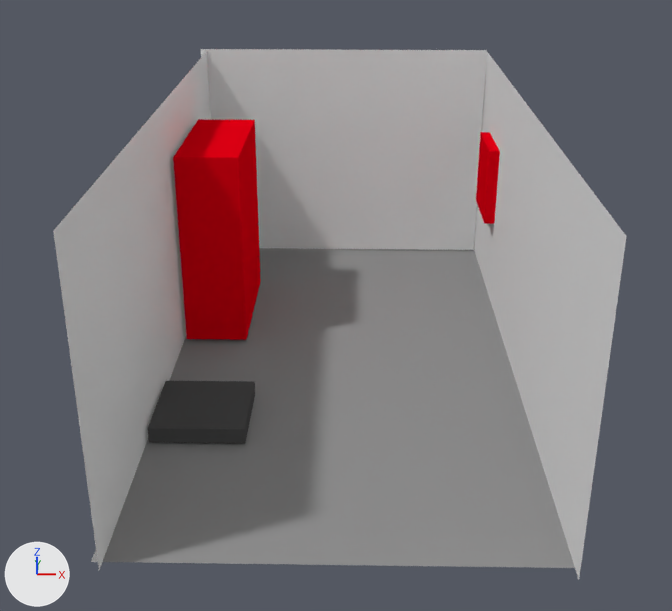
Renders of the Blender file PSMG_Team_EasyNote/Assets/Rooms/Blender files/FlurEinfach.blend from each side of a commit.
Before and after are seen from a 50 mm camera at (-1.07, -7.76, 3.49) aimed at (-1.22, -1.38, 0.56). Lighting does not change. The marker at lower left points along +X, +Y and +Z.
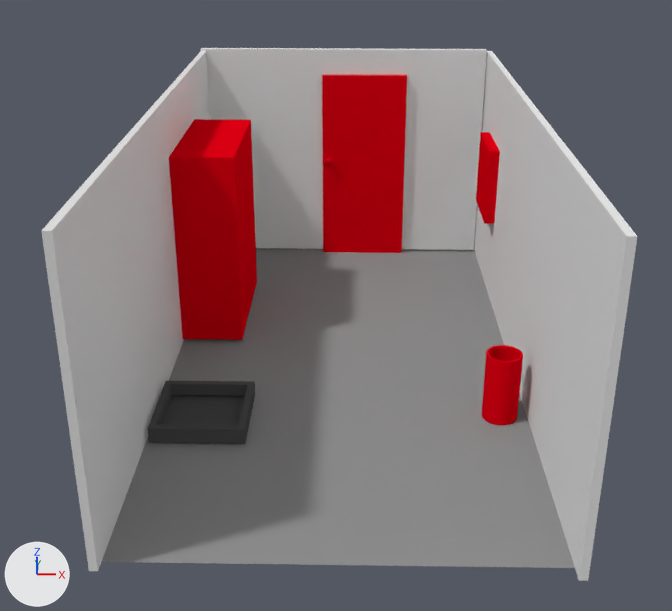
Commit message: Wohnzimmer und Flur in Blender verändert

Changed parts and their boxes (x1, y1, x2, y2) in the pictures (672 x 611 px):
'Plane.002', reshaped (7% wider)
    before: (474, 52, 627, 579)
    after: (474, 51, 638, 581)
'Plane.001', reshaped, moved (8% wider)
    before: (53, 51, 210, 570)
    after: (41, 51, 210, 571)
'Schrank.001', moved
    before: (173, 119, 261, 340)
    after: (169, 119, 257, 340)
'Tuer', added (red)
    after: (322, 75, 407, 253)
    faces in mat_material_001 (red #e70015): (322, 75, 407, 253)
'Schirmstaender', added (red)
    after: (482, 345, 523, 425)
part 1 of me_plane_002, added
    after: (487, 51, 638, 581)
part 2 of me_plane_001, added
    after: (41, 51, 210, 571)

What the commit changed:
Material 'Material' (mat_material) is new.
Its base color is (0.8, 0.0, 0.00742) (red #e70015).
Material 'Material.003' (mat_material_003) is new.
Its base color is (0.8, 0.0, 0.00742) (red #e70015).
me_plane_002 has 4 vertices, 1 face and spans x -1.0..1.0, y -1.0..1.0, z 0.0.
me_plane_002 is used by ob_plane_002; location (0.155, -1.227, 1.0); rotation (3.138, 1.571, 0.0), in degrees (180, 90, 0); scale (1.0, 2.5, 1.0).
Verts and faces of me_plane_002; kept vertices keep their numbers, new ones are numbered from 4.
Before the commit, vertices of me_plane_002: 0 (-1.0, -1.0, 0.0) at pixel (486, 50), 1 (1.0, -1.0, 0.0), 2 (-1.0, 1.0, 0.0) at pixel (626, 236), 3 (1.0, 1.0, 0.0) at pixel (578, 580).
Part 1, on me_plane_002:
New vertices 4 to 7 stand at vertices 0 to 3, in that order, plus (0.0, 0.0, -0.05).
New faces: (4, 6, 7, 5), (0, 2, 6, 4), (0, 4, 5, 1), (1, 5, 7, 3), (2, 3, 7, 6).
me_plane_001 has 4 vertices, 1 face and spans x -1.0..1.0, y -1.0..1.0, z 0.0.
me_plane_001 is used by ob_plane_001; location (-2.484, -1.213, 1.0); rotation (3.138, 1.571, 0.0), in degrees (180, 90, 0); scale (1.0, 2.5, 1.0).
Verts and faces of me_plane_001; kept vertices keep their numbers, new ones are numbered from 4.
Before the commit, vertices of me_plane_001: 0 (-1.0, -1.0, 0.0) at pixel (208, 49), 1 (1.0, -1.0, 0.0), 2 (-1.0, 1.0, 0.0) at pixel (53, 230), 3 (1.0, 1.0, 0.0) at pixel (99, 571).
Part 2, on me_plane_001:
New vertices 4 to 7 stand at vertices 0 to 3, in that order, plus (0.0, 0.0, -0.05).
New faces: (4, 6, 7, 5), (0, 2, 6, 4), (0, 4, 5, 1), (1, 5, 7, 3), (2, 3, 7, 6).
Mesh me_sphere is new.
It consists of a UV sphere (32 segments, 16 rings, poles along z) spanning x -1.0..1.0, y -1.0..1.0, z -1.0..1.0, material slot 0; a box spanning x -1.7..21.2, y 0.6..2.3, z -27.9..23.5, material slot 1.
It uses material mat_material (red #e70015).
It uses material mat_material_001 (red #e70015).
Mesh me_cylinder is new.
It has 128 vertices, 98 faces and spans x -1.0..1.0, y -1.0..1.0, z -1.0..1.0.
It uses material mat_material_003 (red #e70015).
Object 'Schrank.001' (ob_schrank_001) moves from (-2.209, -0.317, 0.8) to (-2.243, -0.317, 0.8).
Object 'Plane.001' (ob_plane_001) moves from (-2.484, -1.213, 1.0) to (-2.54, -1.213, 1.0).
Object 'Tuer' (ob_tuer) is new; it shows me_sphere.
Its location is (-1.345, 1.122, 0.964).
Its scale is (0.035, 0.035, 0.035).
Object 'Schirmstaender' (ob_schirmstaender) is new; it shows me_cylinder.
Its location is (-0.038, -2.025, 0.255).
Its scale is (0.125, 0.125, 0.25).
